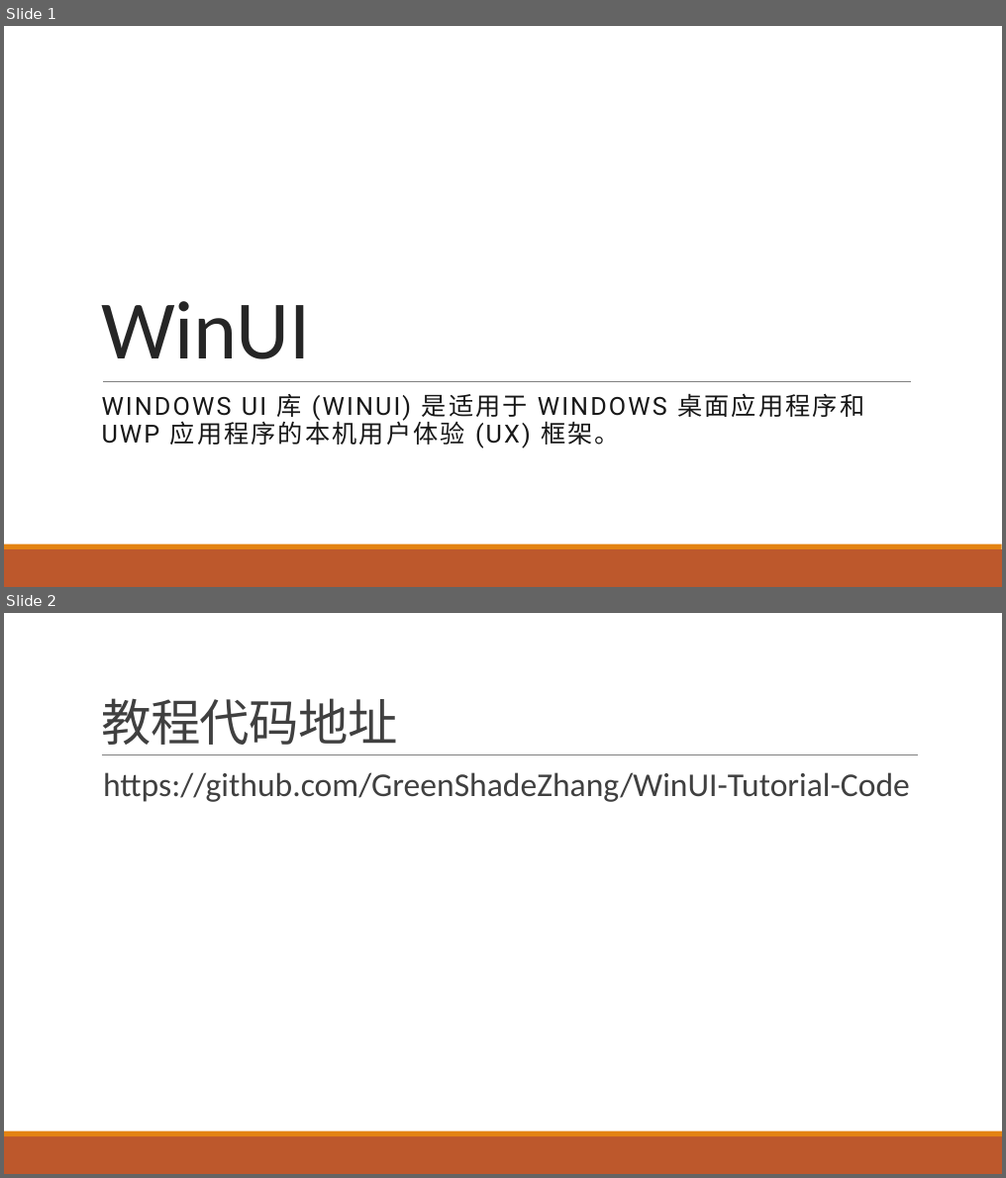
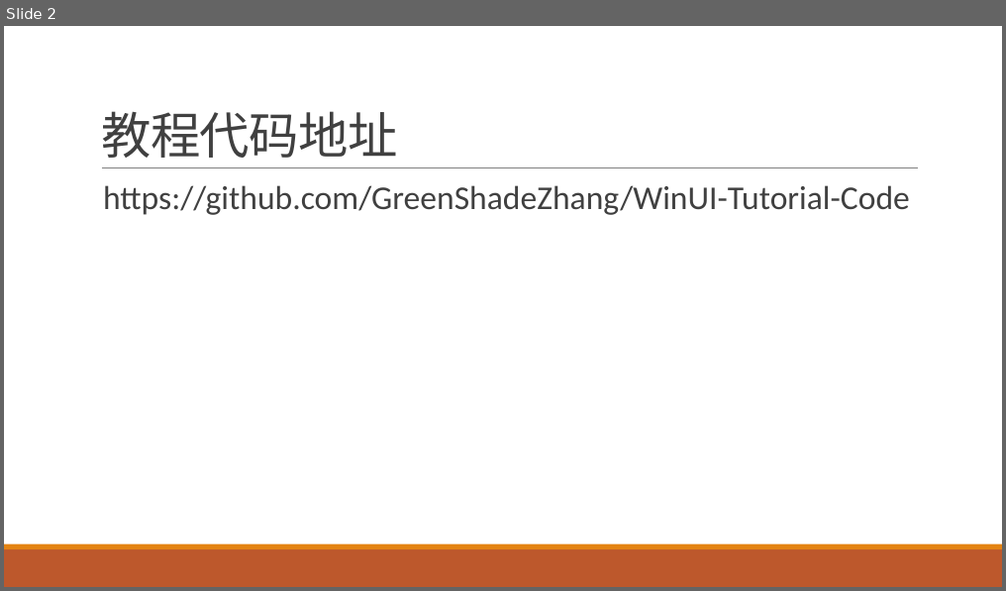
Before and after one commit to GreenShadeZhang/WinUI-Tutorial-Code, a slide deck: 大纲outline.pptx. Shown one above the other, each under a label of ours: slides 1 and 2 before the commit, slide 2 after it. The pictures are 1006x1178 and 1006x591 pixels, drawn with LibreOffice and Linux fonts; fonts in the diff are those of the drawing. Boxes give left, top, right and bottom in pixels: in the first picture for what was removed or moved away, otherwise in the second. Text is boxed around its words. In the diff, an @@ line names an element or a change of style, - is before the commit and + after.

```diff
--- a/大纲outline.pptx
+++ b/大纲outline.pptx
@@ slide 1 removed at (4, 26, 1002, 587), background #FFFFFF; not listed: 2 template elements that a slide beside it also shows @@
@@ title removed at (101, 301, 310, 360) @@
-WinUI
@@ line removed from (103, 381) to (912, 381) @@
@@ subtitle removed at (102, 393, 864, 449) @@
-WINDOWS UI 库 (WINUI) 是适用于 WINDOWS 桌面应用程序和 UWP 应用程序的本机用户体验 (UX) 框架。
```
Also in this commit, not shown: 3 slides added, 4 other files.
